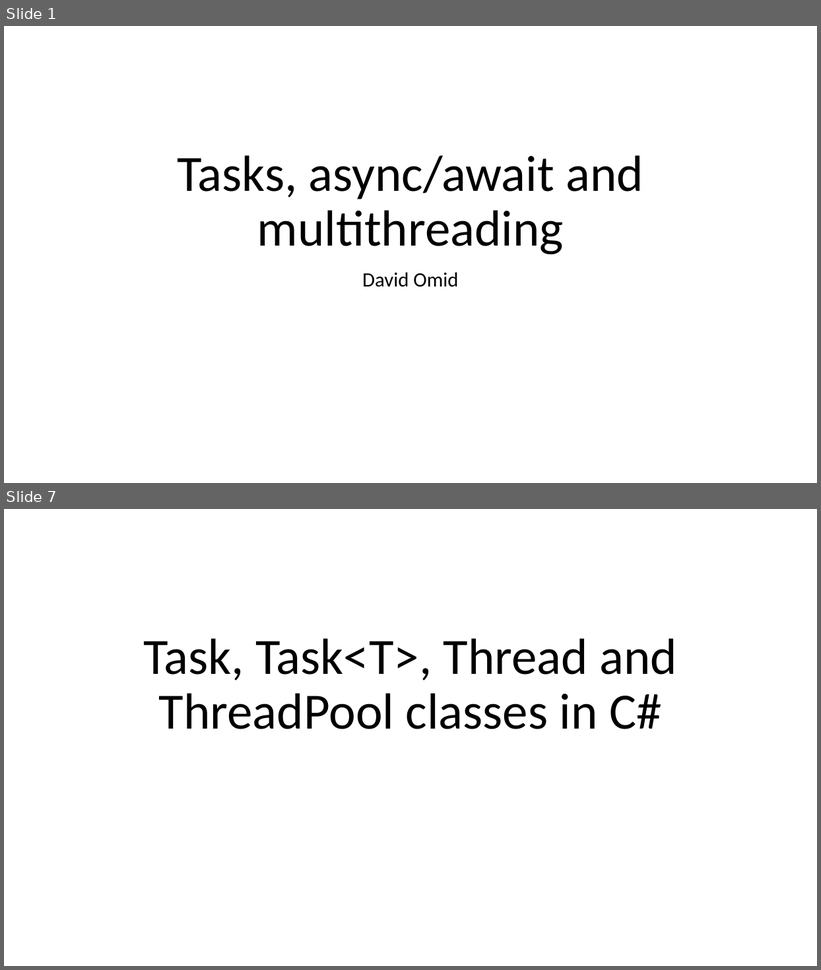
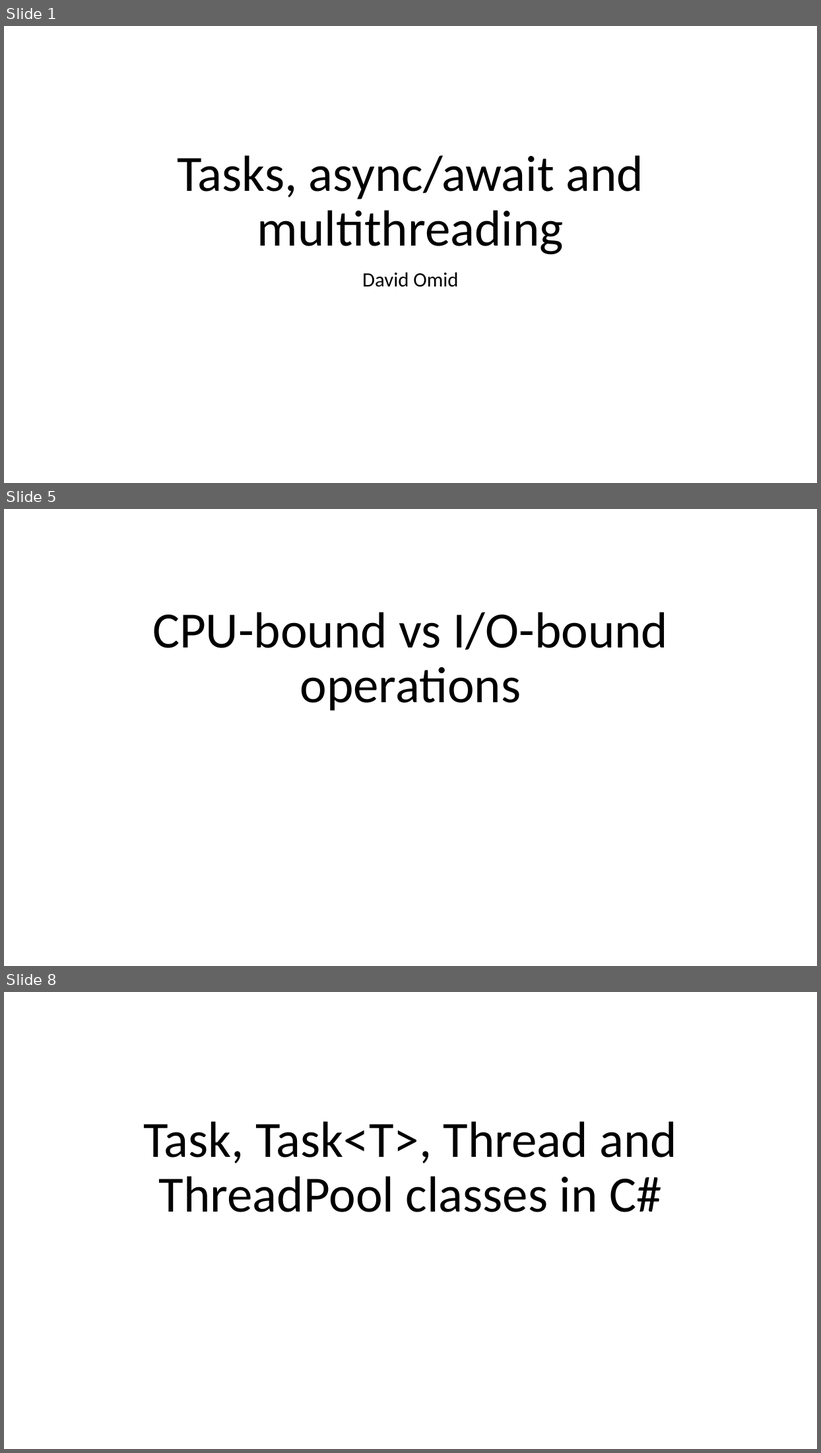
Before and after one commit to JoshKain/AsyncAwaitQuiz, a slide deck: Async and await presentation.pptx. Shown one above the other, each under a label of ours: slides 1 and 7 before the commit, slides 1, 5 and 8 after it; the slides between them are not shown. The pictures are 821x970 and 821x1453 pixels, drawn with LibreOffice and Linux fonts; fonts in the diff are those of the drawing. Boxes give left, top, right and bottom in pixels: in the first picture for what was removed or moved away, otherwise in the second. Text is boxed around its words. In the diff, an @@ line names an element or a change of style, - is before the commit and + after.

Commit message:
Improved slides, added more details on synchronous vs asynchronous code, CPU-bound vs I/O-bound

```diff
--- a/Async and await presentation.pptx
+++ b/Async and await presentation.pptx
@@ slide 5 added at <box>4,509,817,966</box>, background #FFFFFF @@
@@ title added at <box>152,612,668,711</box>, 60 pt, text #000000 @@
+CPU-bound vs I/O-bound operations
@@ what was slide 7 is now slide 8 @@
```
Also in this commit, not shown: 6 slides changed, 4 other slides added.
